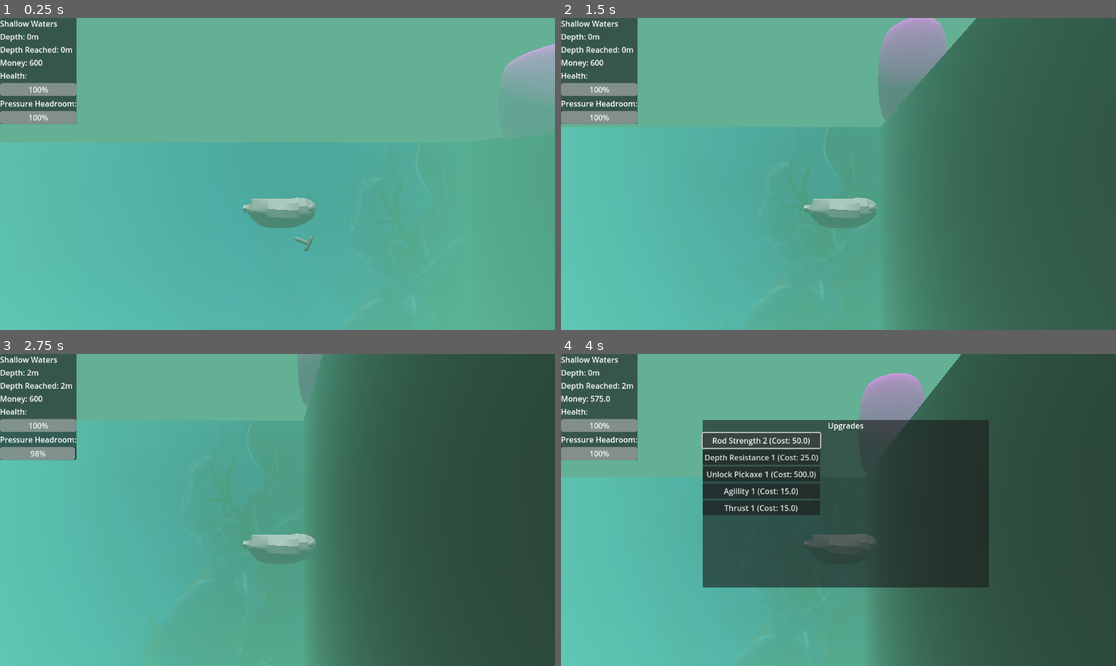
Above: before the commit, frames 1-4 (two rows, left to right).
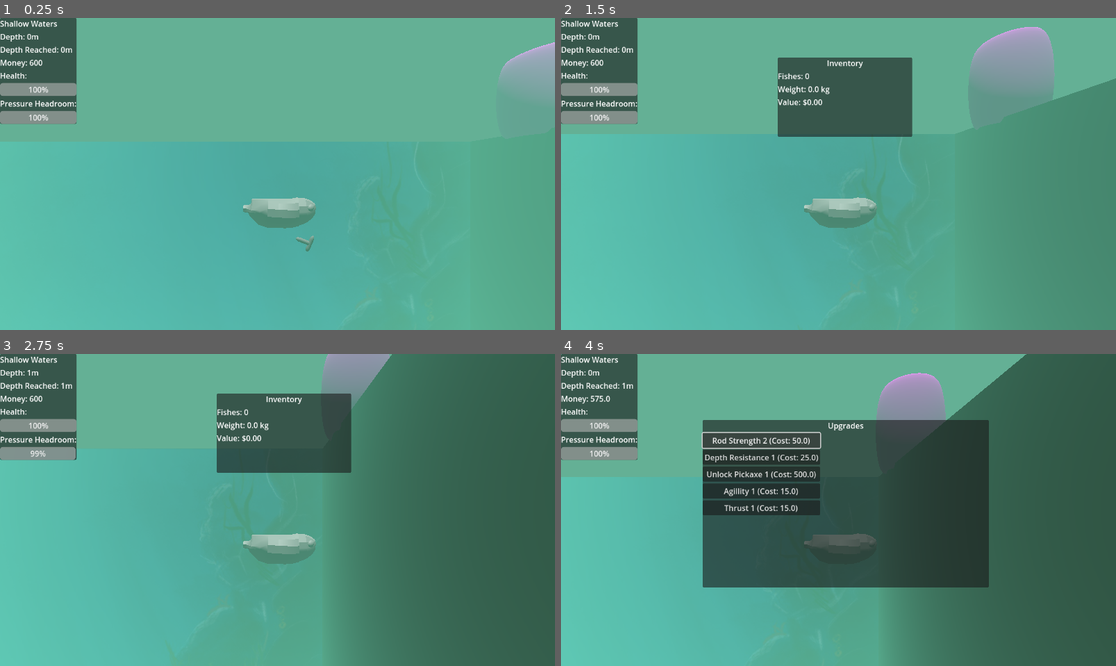
Above: after the commit, the same moments.

Repository: manusfishy/too-fishy
Game: Godot game, scene res://scenes/main_scene.tscn
Two runs of this game, one before a commit and one after it. Both use one fixed random seed, a clock stepped at 60 frames per second and the inputs below.
Inputs (mouse positions are in pixels of both pictures, inside the frame that each line leads up to):
- Up to frame 1 (0.25 s): no input
- Up to frame 2 (1.5 s): move the mouse to (960, 158) at 0.52 s; hold Right (move_right) 0.53-1.28 s; tap Tab (inv_toggle) at 0.6 s; click (960, 158) at 0.67 s; move the mouse to (727, 189) at 1.27 s; hold Down (move_down) from 1.28 s (still down); tap Space (swing_pickaxe) at 1.35 s
- Up to frame 3 (2.75 s): move the mouse to (333, 441) at 2.02 s; release Down (move_down) at 2.03 s; hold Right (move_right) from 2.03 s (still down); click (333, 441) at 2.1 s
- Up to frame 4 (4 s): move the mouse to (810, 572) at 2.77 s; release Right (move_right) at 2.78 s; hold Up (move_up) 2.78-3.5 s; tap Tab (inv_toggle) at 2.85 s; click (810, 572) at 2.92 s; click "Rod Strength 1 (Cost: 25.0)" at 3.5 s

The runs differ from the first frame. In frame 1, 0.1% of the frame differs, in the area x 53-100%, y 7-75%; in frame 2, 46%, in the area x 0-100%, y 0-100%; in frame 3, 17%; in frame 4, 3.0%.

Commit message:
removed fish hit and catch

Diff:
--- a/scripts/player.gd
+++ b/scripts/player.gd
@@ -20,18 +20,6 @@
 
 func _ready():
 	print("player ready")
-
-
-
-func collision():
-	var collision = move_and_slide()
-
-	# Check for collisions after movement
-	for i in get_slide_collision_count():
-		var collision_info = get_slide_collision(i)
-		var collider = collision_info.get_collider()
-		if collider is CharacterBody3D:
-			catch_fish(collider)
 
 
 func movement(_delta: float):
@@ -66,8 +54,7 @@
 
 func _physics_process(delta: float) -> void:
 	movement(delta)
-	# Check colision
-	collision()
+
 
 	var depthSnapped = snapped(GameState.depth, 100)
 	var sectionType = GameState.depthStageMap[depthSnapped]
